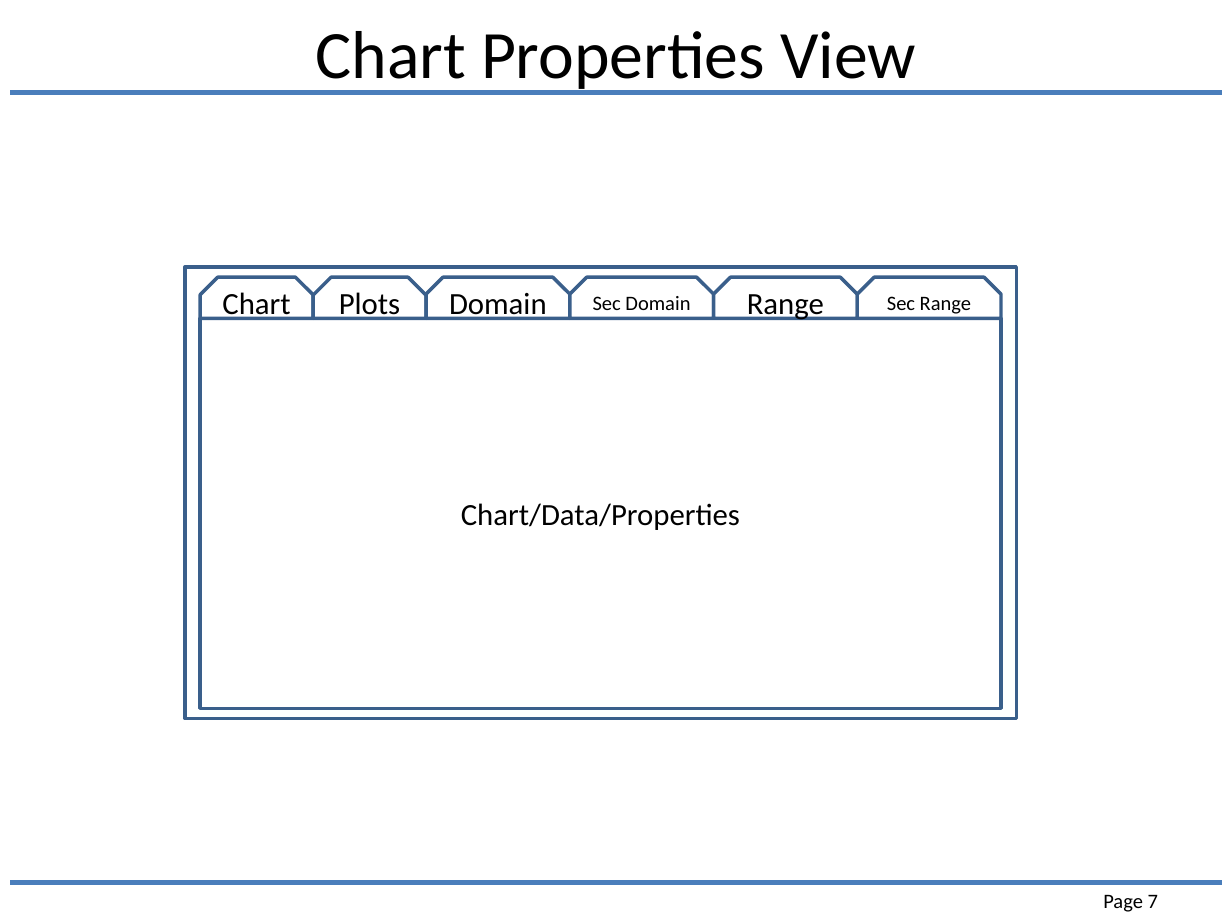
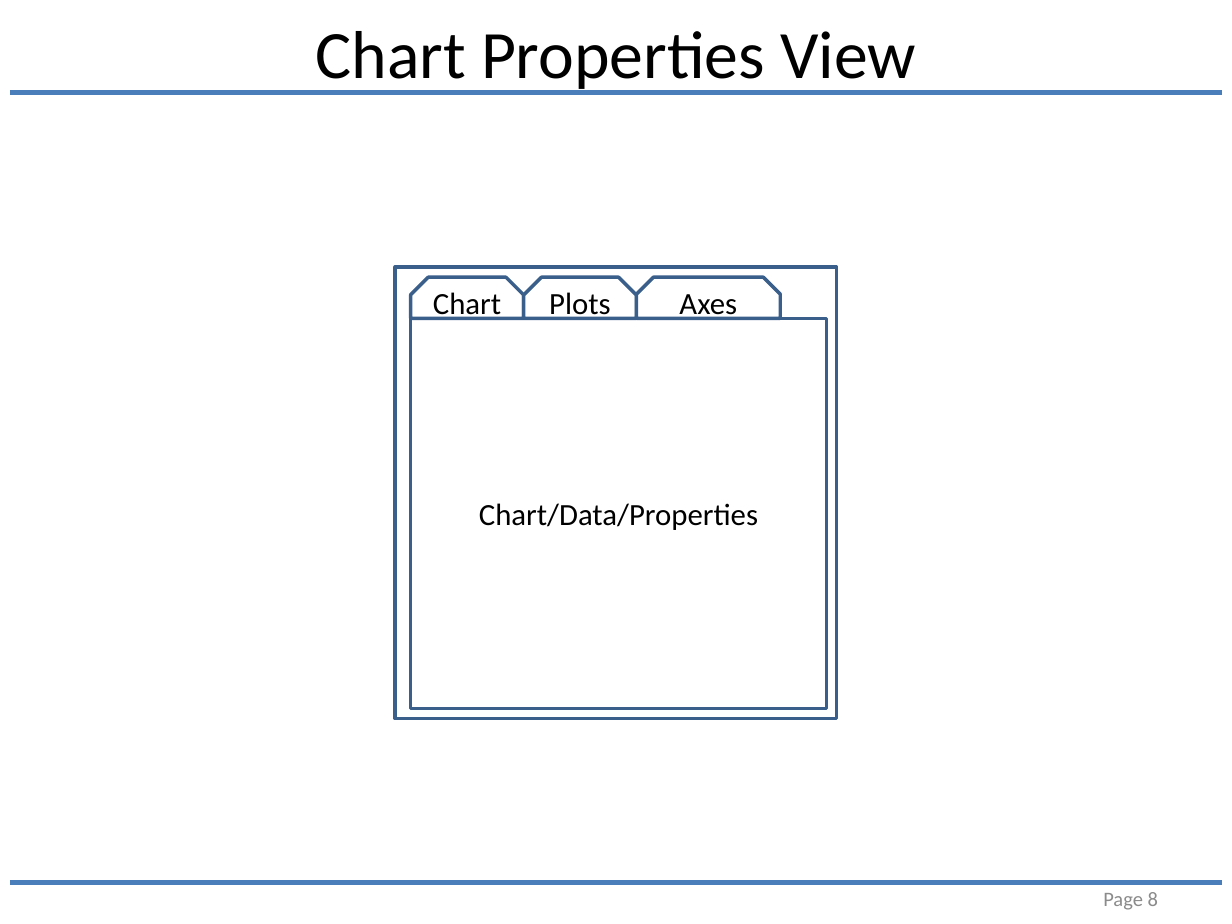
Before and after one commit to joesgordon/gordoza-code, a slide deck: slide 8 of java/JChartLib/docs/ui_framing.pptx (slide 7 before the commit). Drawn at 1232x924 pixels with LibreOffice and Linux fonts; fonts in the diff are those of the drawing. Boxes give left, top, right and bottom in pixels: in the first picture for what was removed or moved away, otherwise in the second. Text is boxed around its words. In the diff, an @@ line names an element or a change of style, - is before the commit and + after.

```diff
--- a/java/JChartLib/docs/ui_framing.pptx
+++ b/java/JChartLib/docs/ui_framing.pptx
@@ rectangle: place and size @@
-rectangle at [185,267,1016,719]
+rectangle at [395,267,837,719]
@@ snip same rect removed at [569,277,713,318] @@
-Sec Domain
@@ 3 snip same rects: place and size @@
-3 snip same rects at [200,277,570,318]
+3 snip same rects at [410,277,781,318]
@@ text in snip same rect at [679,294,737,320]: text changed @@
-Domain
+Axes
@@ snip same rect removed at [713,277,857,318] @@
-Range
@@ snip same rect removed at [857,277,1002,318] @@
-Sec Range
@@ rectangle "Chart/Data/Properties": place and size @@
-rectangle "Chart/Data/Properties" at [200,318,1000,708]
+rectangle "Chart/Data/Properties" at [410,318,827,708]
@@ page number at [1103,892,1158,910]: text changed; text colour #000000 to #8C8C8C @@
-Page 7
+Page 8
```
Also in this commit, not shown: 2 other slides changed, 3 slides added, 3 other files.
